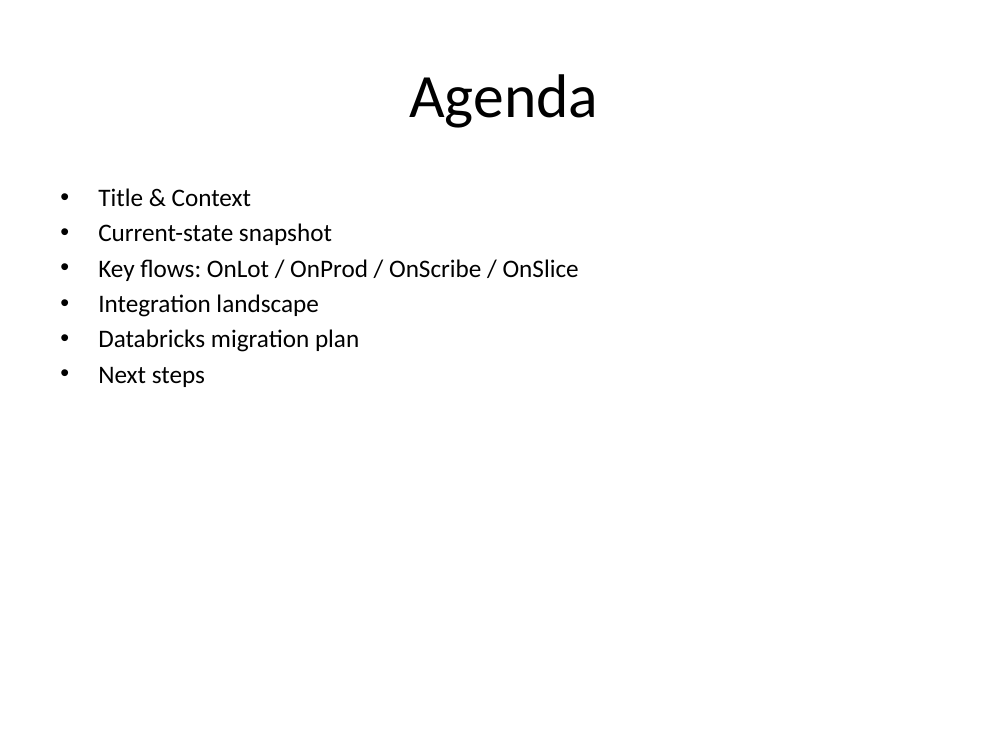
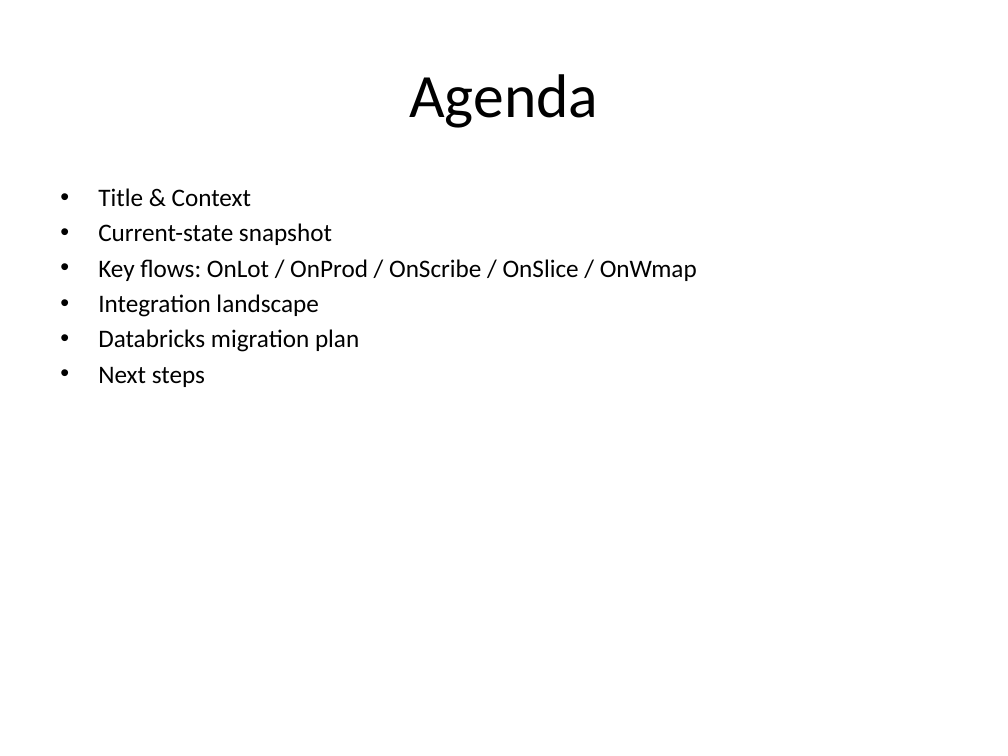
Before and after one commit to ejkorg/ert, a slide deck: slide 2 of docs/ERT_presentation.pptx. Drawn at 1008x756 pixels with LibreOffice and Linux fonts; fonts in the diff are those of the drawing. Boxes give left, top, right and bottom in pixels: in the first picture for what was removed or moved away, otherwise in the second. Text is boxed around its words. In the diff, an @@ line names an element or a change of style, - is before the commit and + after.

Commit message:
Docs: regenerate diagrams, add split OnWmap level2 (config/product), update decks, add thumbnails and docs/.gitignore; archive backups/errors; remove old combined OnWmap

```diff
--- a/docs/ERT_presentation.pptx
+++ b/docs/ERT_presentation.pptx
@@ text at <box>98,259,697,281</box>: text changed @@
-• Key flows: OnLot / OnProd / OnScribe / OnSlice
+• Key flows: OnLot / OnProd / OnScribe / OnSlice / OnWmap
```
Also in this commit, not shown: 7 slides added, 5 slides removed, 52 other files.
